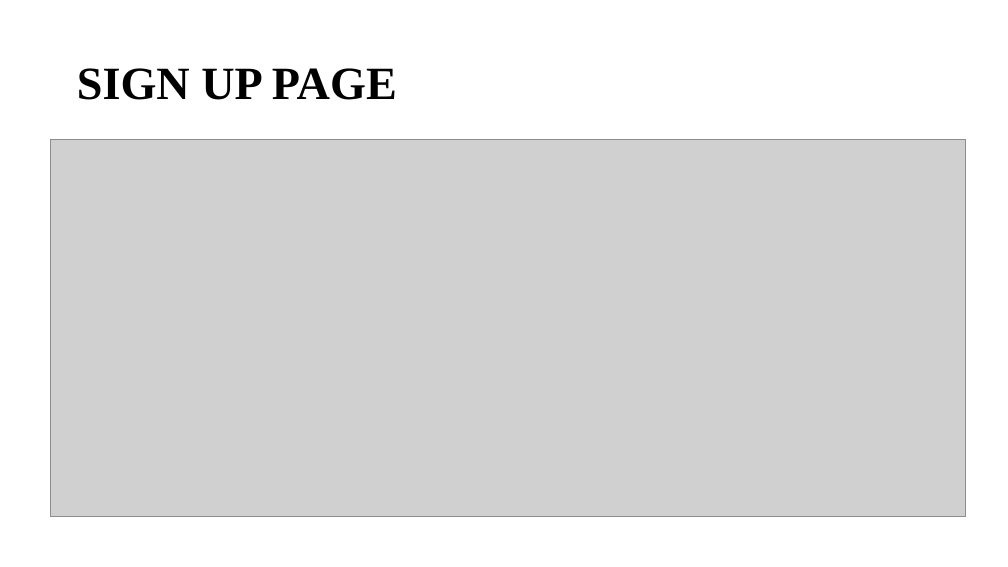
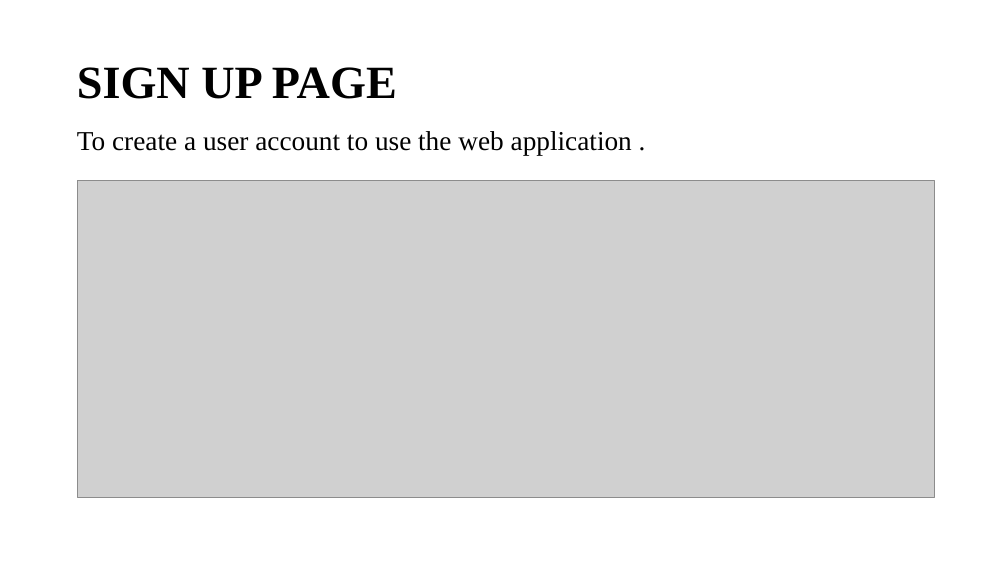
Before and after one commit to MSPVLPolytechnicCollege/Academic-Planner, a slide deck: slide 11 of review I.pptx. Drawn at 1008x567 pixels with LibreOffice and Linux fonts; fonts in the diff are those of the drawing; grey boxes stand for pictures. Boxes give left, top, right and bottom in pixels: in the first picture for what was removed or moved away, otherwise in the second. Text is boxed around its words. In the diff, an @@ line names an element or a change of style, - is before the commit and + after.

```diff
--- a/review I.pptx
+++ b/review I.pptx
@@ text added at (77,131,632,155), 26 pt, text #000000 @@
+To create a user account to use the web application .
@@ picture: place and size @@
-picture at (50,140,966,516)
+picture at (77,181,934,498)
```
Also in this commit, not shown: 14 slides added, 1 slide removed.
